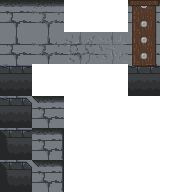
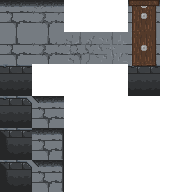
Comparing the layer stacks of the two w=192, h=192 images. Changes:
painted on "wood-ceil" over bbox(141, 13, 147, 27)
painted on "wood-wall" over bbox(141, 37, 147, 59)
